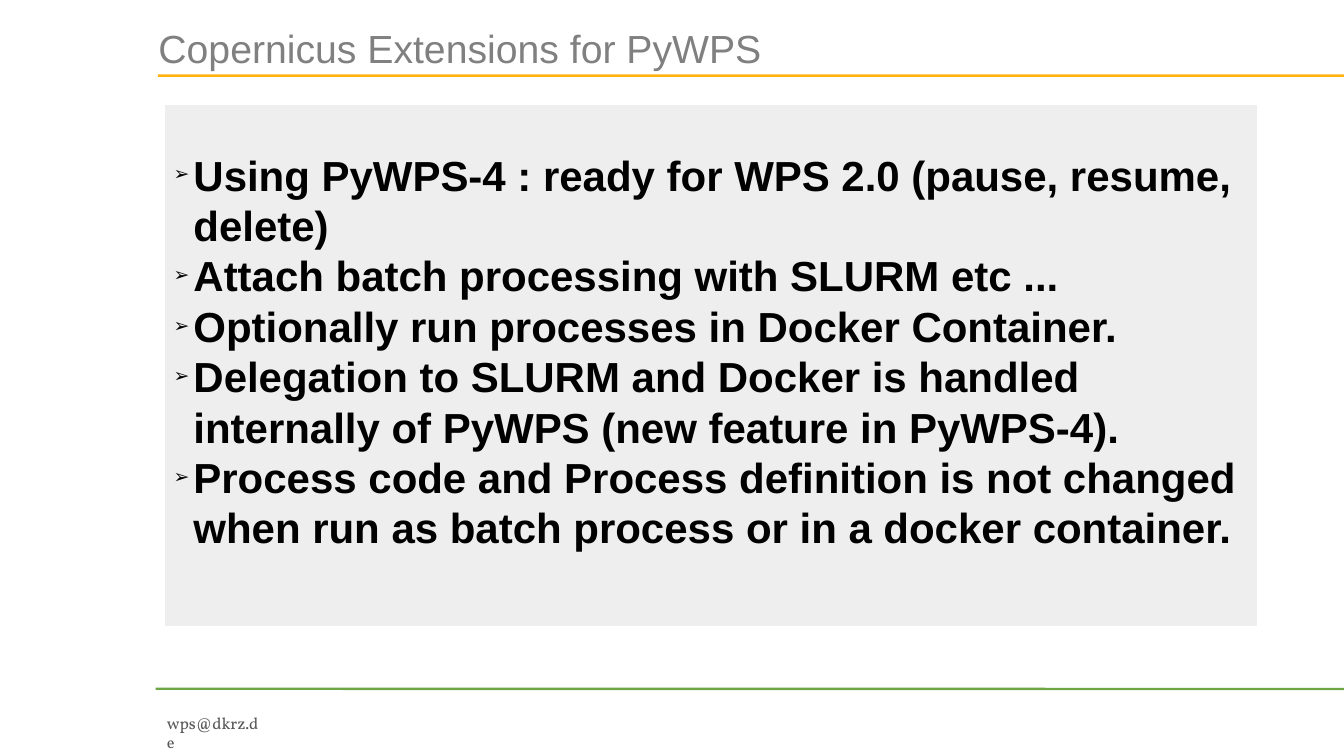
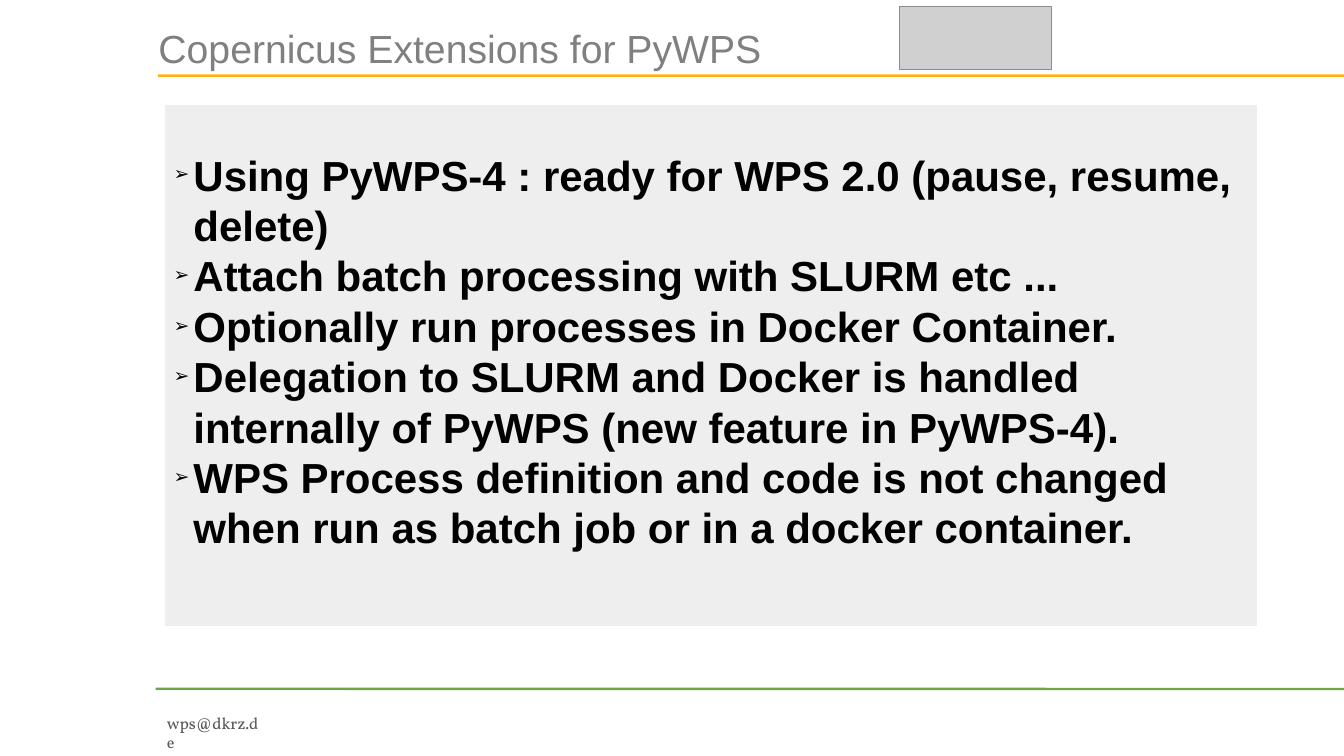
Before and after one commit to bird-house/birdhouse-docs, a slide deck: slide 19 of slides/birdhouse-esgf-f2f-2016/birdhouse-esgf-f2f-2016.odp (slide 18 before the commit). Drawn at 1344x756 pixels with LibreOffice and Linux fonts; fonts in the diff are those of the drawing; grey boxes stand for pictures; background and template pictures are left out. Boxes give left, top, right and bottom in pixels: in the first picture for what was removed or moved away, otherwise in the second. Text is boxed around its words. In the diff, an @@ line names an element or a change of style, - is before the commit and + after.

```diff
--- a/slides/birdhouse-esgf-f2f-2016/birdhouse-esgf-f2f-2016.odp
+++ b/slides/birdhouse-esgf-f2f-2016/birdhouse-esgf-f2f-2016.odp
@@ picture added at (900, 7, 1052, 70) @@
@@ text in rectangle at (193, 462, 1168, 552): text changed @@
-➢ Process code and Process definition is not changed when run as batch process or in a docker container.
+➢ WPS Process definition and code is not changed when run as batch job or in a docker container.
```
Also in this commit, not shown: 1 other slide changed, 2 slides added, 1 slide removed, 1 other file.
